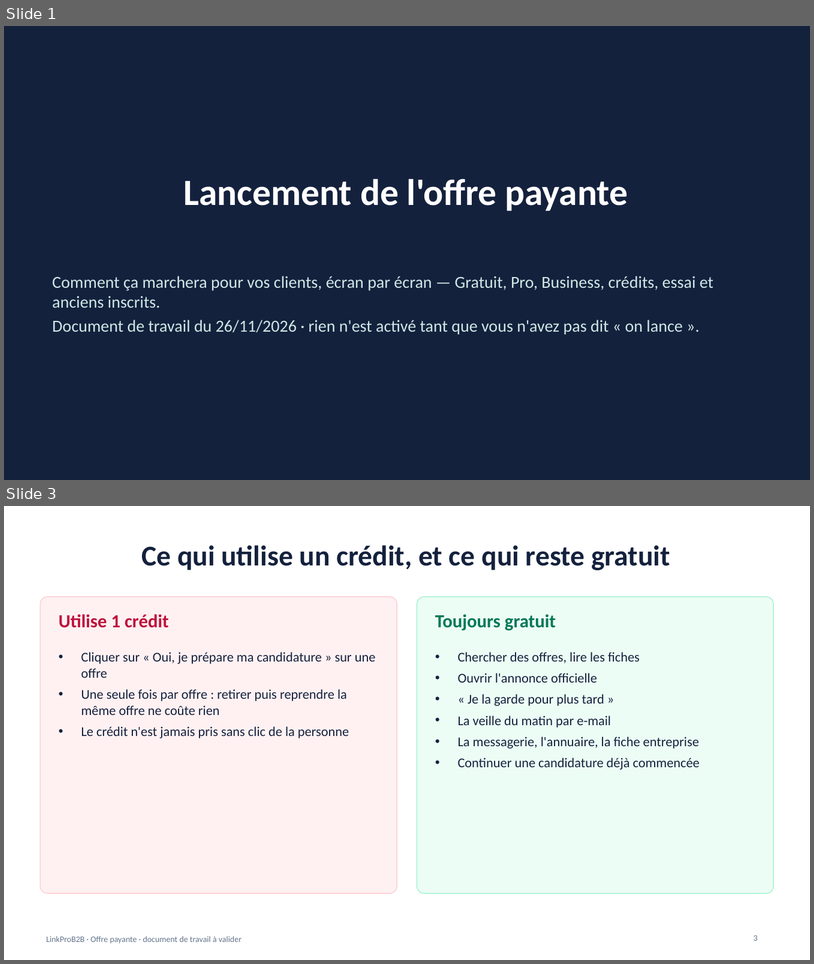
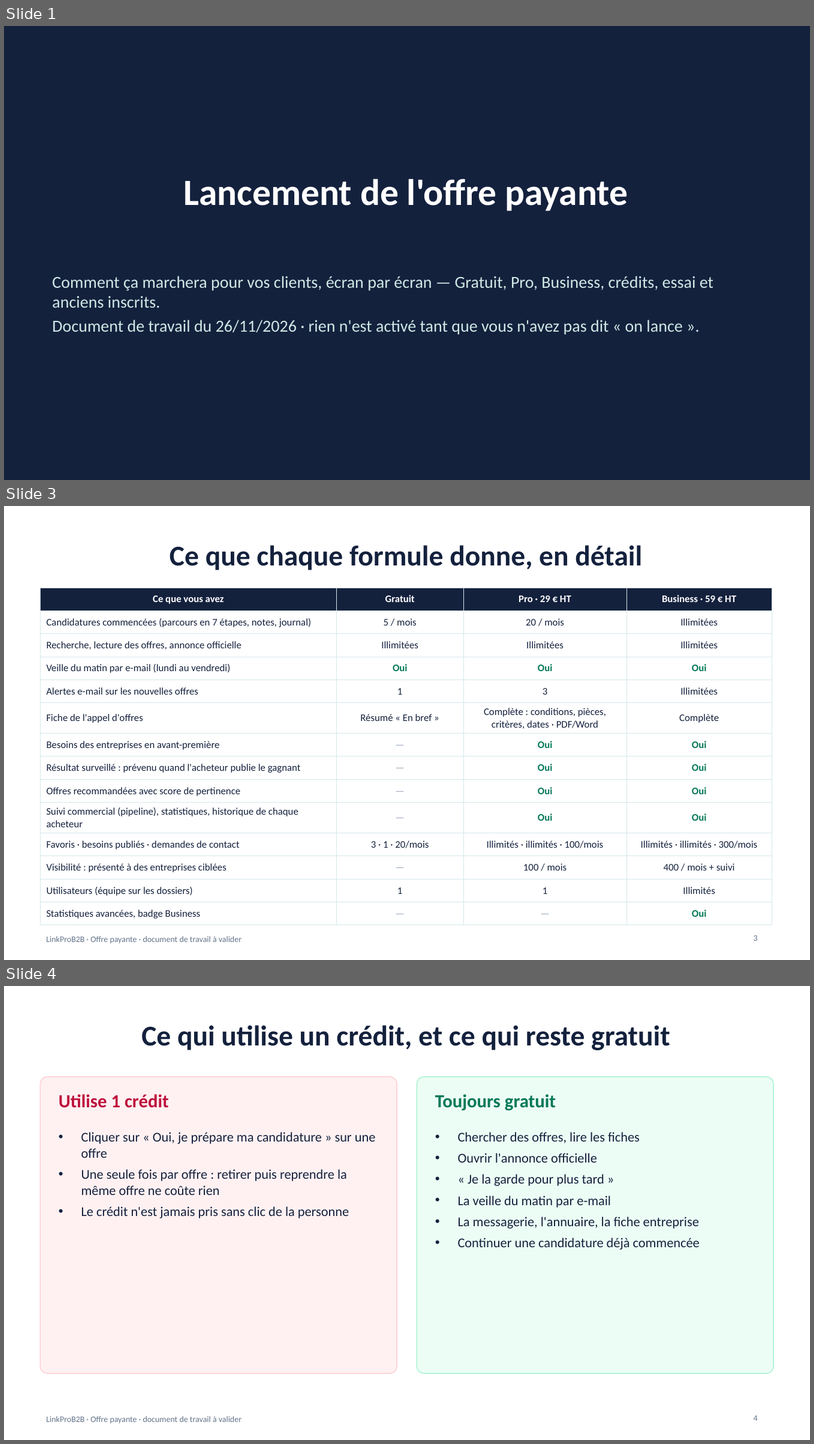
Before and after one commit to NAGAGNON/agora-b2b-plateform, a slide deck: docs/offre-payante-lancement.pptx. Shown one above the other, each under a label of ours: slides 1 and 3 before the commit, slides 1, 3 and 4 after it; the slides between them are not shown. The pictures are 814x964 and 814x1444 pixels, drawn with LibreOffice and Linux fonts; fonts in the diff are those of the drawing. Boxes give left, top, right and bottom in pixels: in the first picture for what was removed or moved away, otherwise in the second. Text is boxed around its words. In the diff, an @@ line names an element or a change of style, - is before the commit and + after.

```diff
--- a/docs/offre-payante-lancement.pptx
+++ b/docs/offre-payante-lancement.pptx
@@ slide 3 added at <box>4,506,810,960</box>, background #FFFFFF; not listed: 1 template element that a slide beside it also shows @@
@@ title added at <box>170,545,642,570</box>, 34 pt, text #14213D, bold @@
+Ce que chaque formule donne, en détail
@@ table added at <box>40,588,772,921</box>, 14 rows, 4 columns @@
+Ce que vous avez | Gratuit | Pro · 29 € HT | Business · 59 € HT
+Candidatures commencées (parcours en 7 étapes, notes, journal) | 5 / mois | 20 / mois | Illimitées
+Recherche, lecture des offres, annonce officielle | Illimitées | Illimitées | Illimitées
+Veille du matin par e-mail (lundi au vendredi) | Oui | Oui | Oui
+Alertes e-mail sur les nouvelles offres | 1 | 3 | Illimitées
+Fiche de l'appel d'offres | Résumé « En bref » | Complète : conditions, pièces, critères, dates · PDF/Word | Complète
+Besoins des entreprises en avant-première | — | Oui | Oui
+Résultat surveillé : prévenu quand l'acheteur publie le gagnant | — | Oui | Oui
+Offres recommandées avec score de pertinence | — | Oui | Oui
+Suivi commercial (pipeline), statistiques, historique de chaque acheteur | — | Oui | Oui
+Favoris · besoins publiés · demandes de contact | 3 · 1 · 20/mois | Illimités · illimités · 100/mois | Illimités · illimités · 300/mois
+Visibilité : présenté à des entreprises ciblées | — | 100 / mois | 400 / mois + suivi
+Utilisateurs (équipe sur les dossiers) | 1 | 1 | Illimités
+Statistiques avancées, badge Business | — | — | Oui
@@ page number added at <box>754,935,758,940</box>, 10 pt, text #64748B @@
+3
@@ what was slide 3 is now slide 4 @@
@@ page number at <box>754,1415,758,1420</box>: text changed @@
-3
+4
```
Also in this commit, not shown: 1 slide changed, 1 other file.
